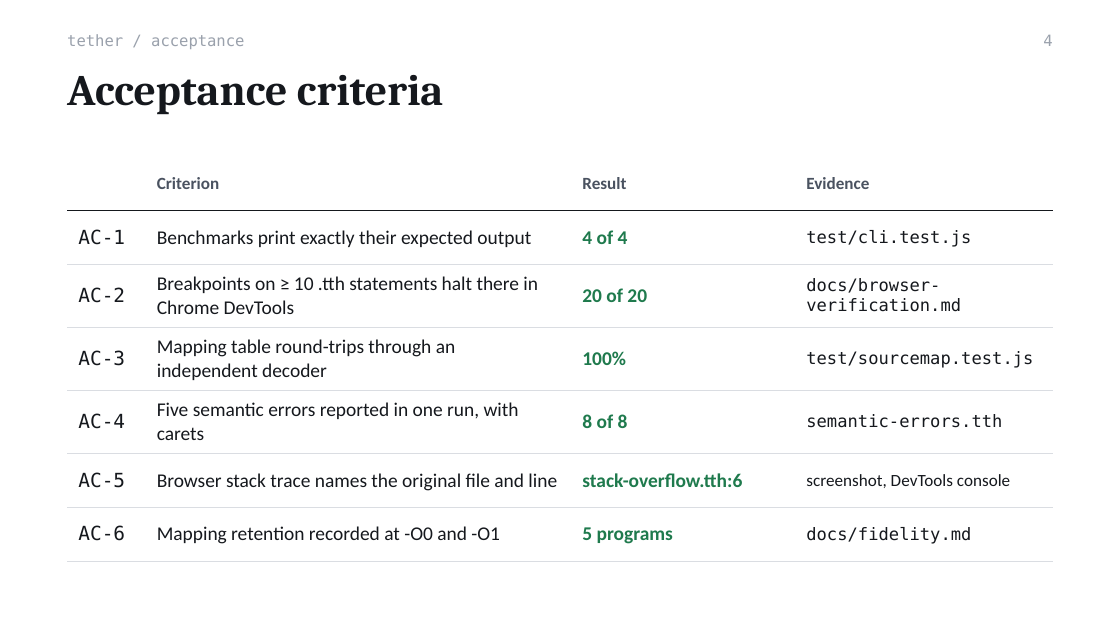
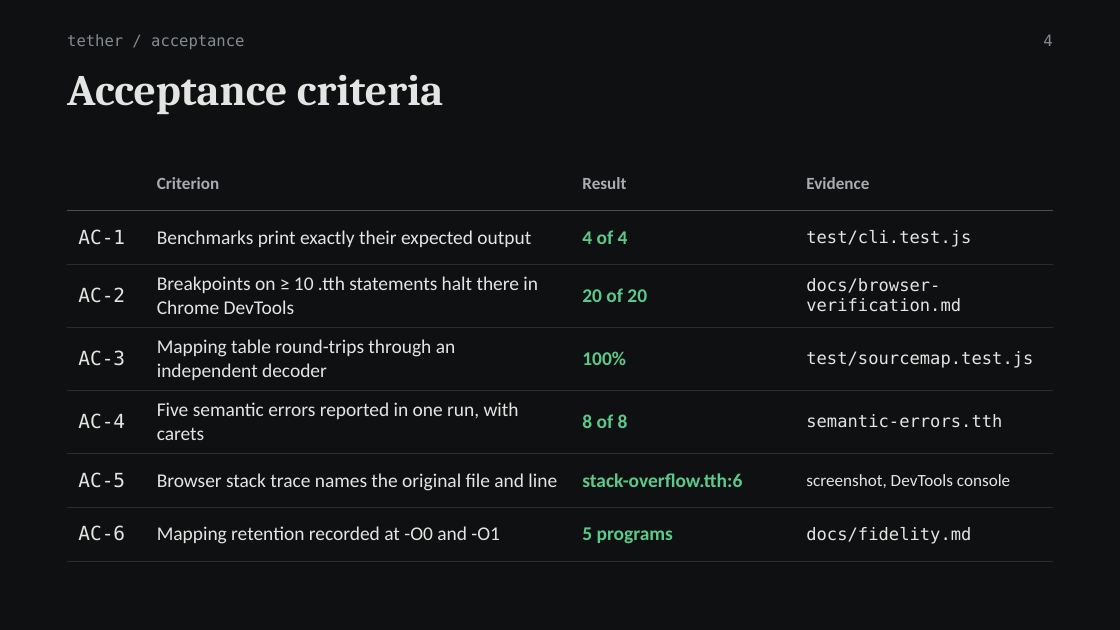
Before and after one commit to Antra1705/tether, a slide deck: slide 4 of docs/Tether-Review3-Presentation.pptx. Drawn at 1120x630 pixels with LibreOffice and Linux fonts; fonts in the diff are those of the drawing. Boxes give left, top, right and bottom in pixels: in the first picture for what was removed or moved away, otherwise in the second. Text is boxed around its words. In the diff, an @@ line names an element or a change of style, - is before the commit and + after.

```diff
--- a/docs/Tether-Review3-Presentation.pptx
+++ b/docs/Tether-Review3-Presentation.pptx
@@ background #FFFFFF to #0F1012 @@
@@ text "tether / acceptance" at (67,34,244,49): text colour #9AA1AC to #868A91 @@
@@ page number at (1043,34,1052,46): text colour #9AA1AC to #868A91 @@
@@ title "Acceptance criteria" at (67,75,443,114): text colour #15181D to #E4E4E2 @@
@@ table at (67,157,1053,548) @@
@@ text colour #4A5260 to #A9ACB2 in "Criterion", "Result", "Evidence" @@
@@ text colour #15181D to #E4E4E2 in "AC-1", "Benchmarks print exactly their expected output", "test/cli.test.js", "AC-2" and 14 more places @@
@@ text colour #1F7A4D to #5CC98A in "4 of 4", "20 of 20", "100%", "8 of 8" and 2 more places @@
@@ borders changed @@
```
Also in this commit, not shown: 17 other slides changed, 3 other files.
